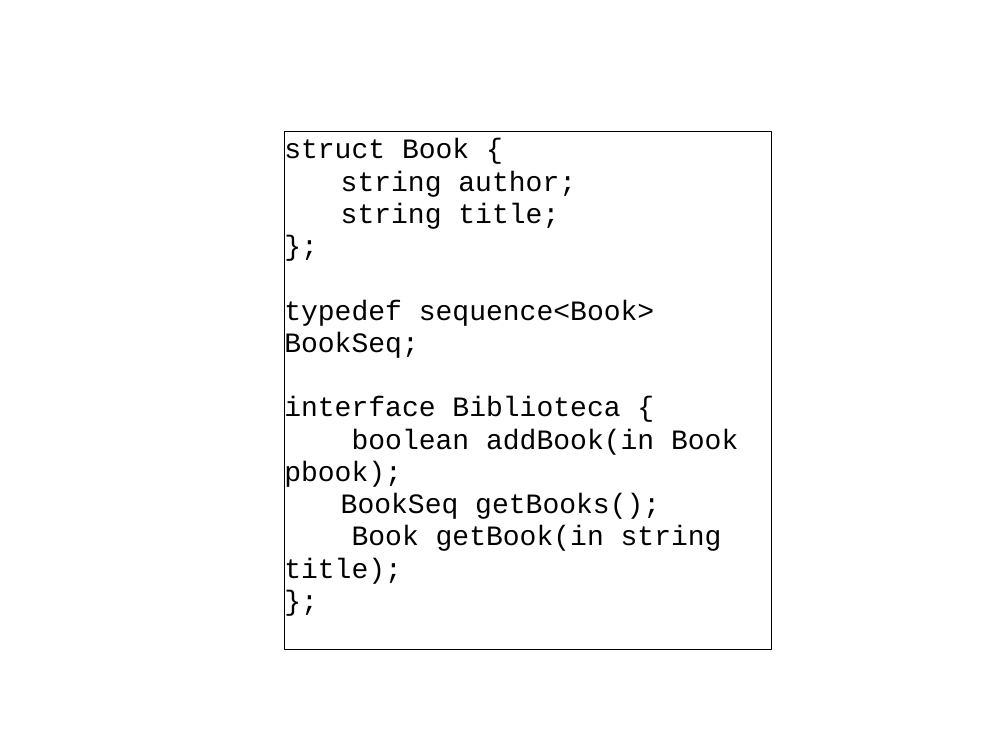
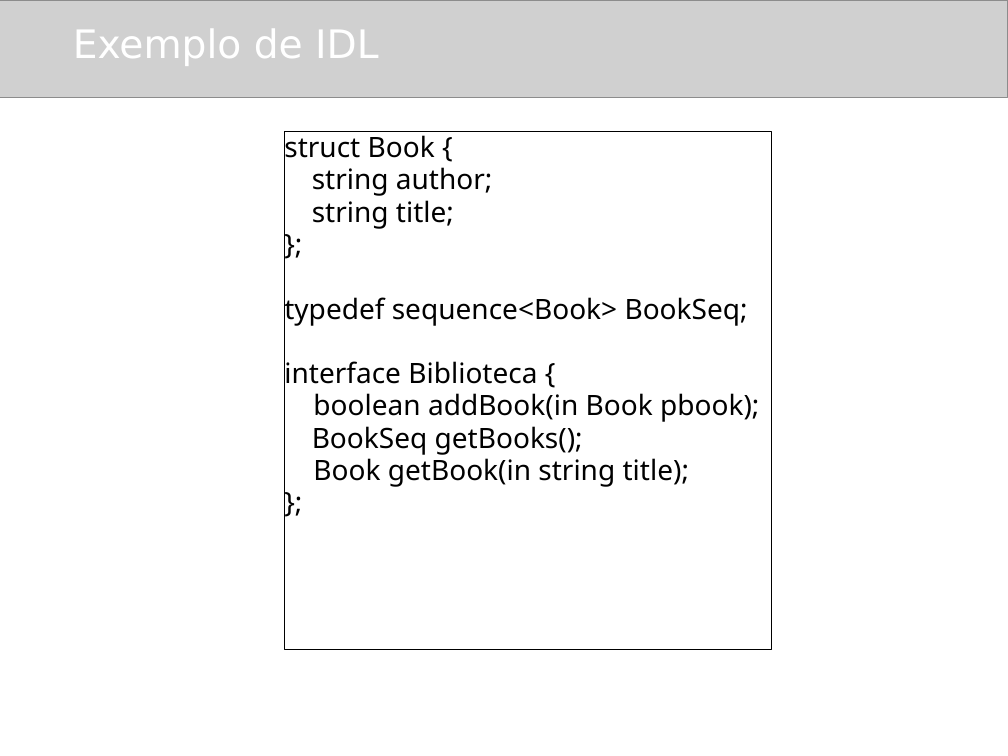
Before and after one commit to amadeubarbosa/openbus-core, a slide deck: slide 14 of docs/cursos/developer/3.CORBA.ppt. Drawn at 1008x756 pixels with LibreOffice and Linux fonts; fonts in the diff are those of the drawing; grey boxes stand for pictures; background and template pictures are left out. Boxes give left, top, right and bottom in pixels: in the first picture for what was removed or moved away, otherwise in the second. Text is boxed around its words. In the diff, an @@ line names an element or a change of style, - is before the commit and + after.

```diff
--- a/docs/cursos/developer/3.CORBA.ppt
+++ b/docs/cursos/developer/3.CORBA.ppt
@@ picture added at (0,0,1008,98) @@
@@ title "Exemplo de IDL" at (73,29,379,66): bold off @@
@@ text "struct Book {": place and size @@
-text "struct Book {" at (284,132,771,650)
+text "struct Book {" at (284,131,759,487)
@@ text "struct Book {" at (284,131,759,487): font Courier New to Noto Sans; outline #000000 0.74 pt to none @@
@@ rectangle added at (284,132,771,650), outline #000000 0.74 pt @@
```
Also in this commit, not shown: 26 other slides changed.
